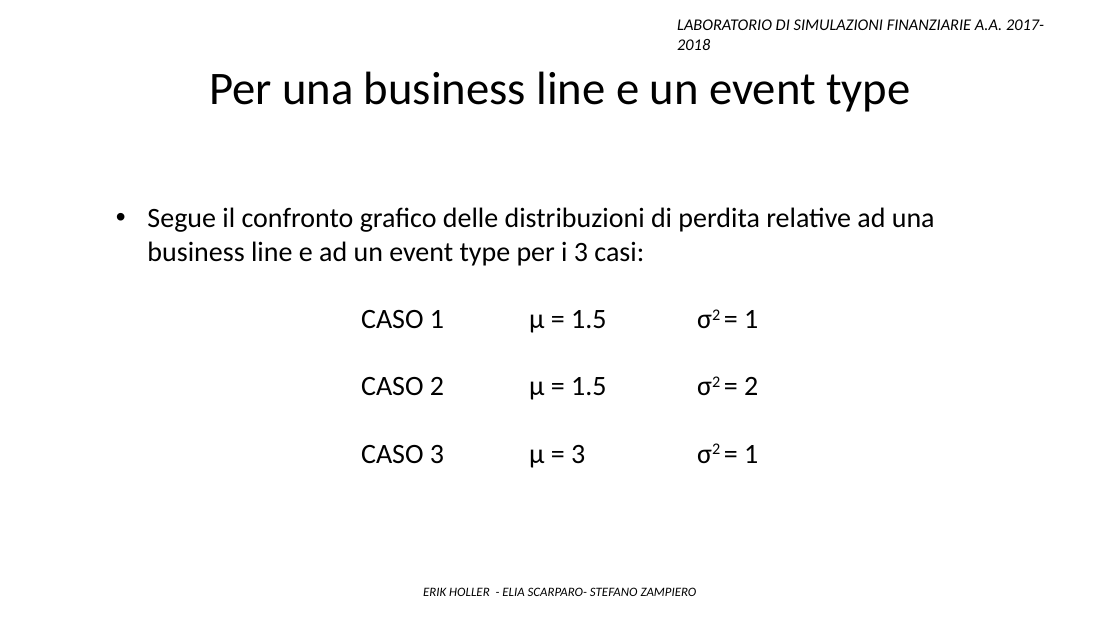
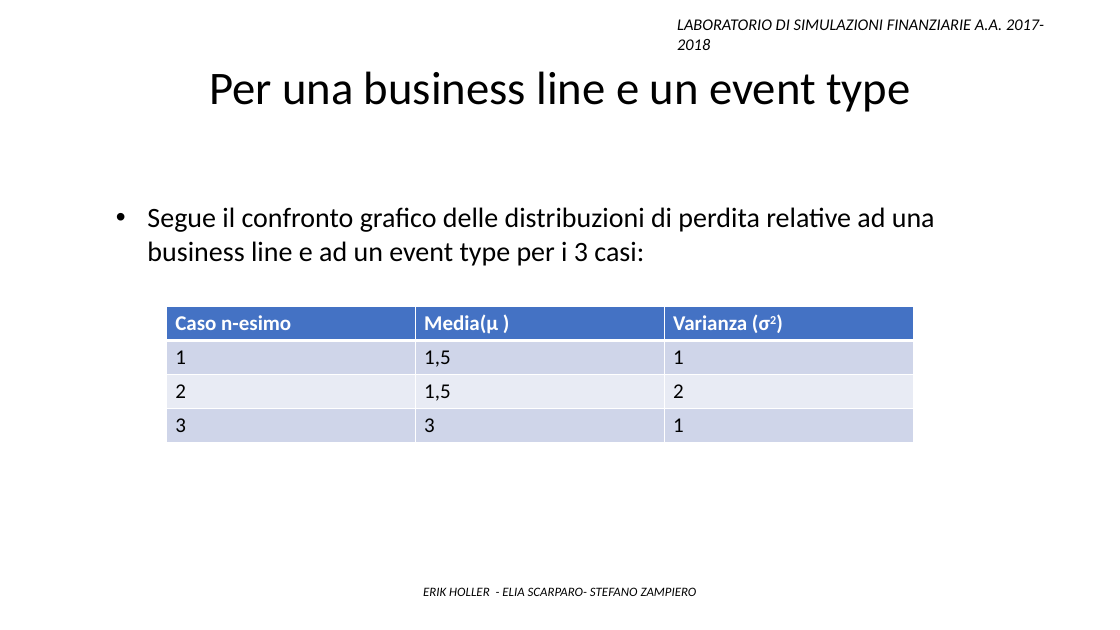
Before and after one commit to Stegirsanov/Laboratorio-di-simulazioni-finanziarie-project, a slide deck: slide 23 of Presentazione ppt/Presentazione_finale.pptx. Drawn at 1120x630 pixels with LibreOffice and Linux fonts; fonts in the diff are those of the drawing. Boxes give left, top, right and bottom in pixels: in the first picture for what was removed or moved away, otherwise in the second. Text is boxed around its words. In the diff, an @@ line names an element or a change of style, - is before the commit and + after.

```diff
--- a/Presentazione ppt/Presentazione_finale.pptx
+++ b/Presentazione ppt/Presentazione_finale.pptx
@@ table added at [167,307,913,443], 4 rows, 3 columns @@
+Caso n-esimo | Media(μ ) | Varianza (σ2)
+1 | 1,5 | 1
+2 | 1,5 | 2
+3 | 3 | 1
@@ text at [361,310,758,468]: paragraphs removed @@
-CASO 1 μ = 1.5 σ2 = 1
-CASO 2 μ = 1.5 σ2 = 2
-CASO 3 μ = 3 σ2 = 1
```
Also in this commit, not shown: 2 other slides changed, 3 slides added, 3 slides removed.
